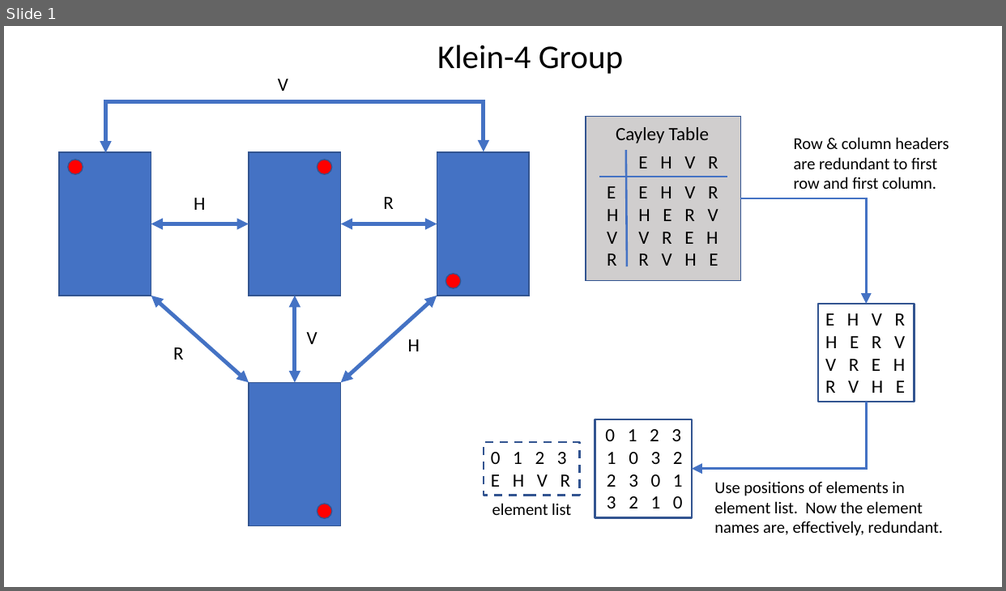
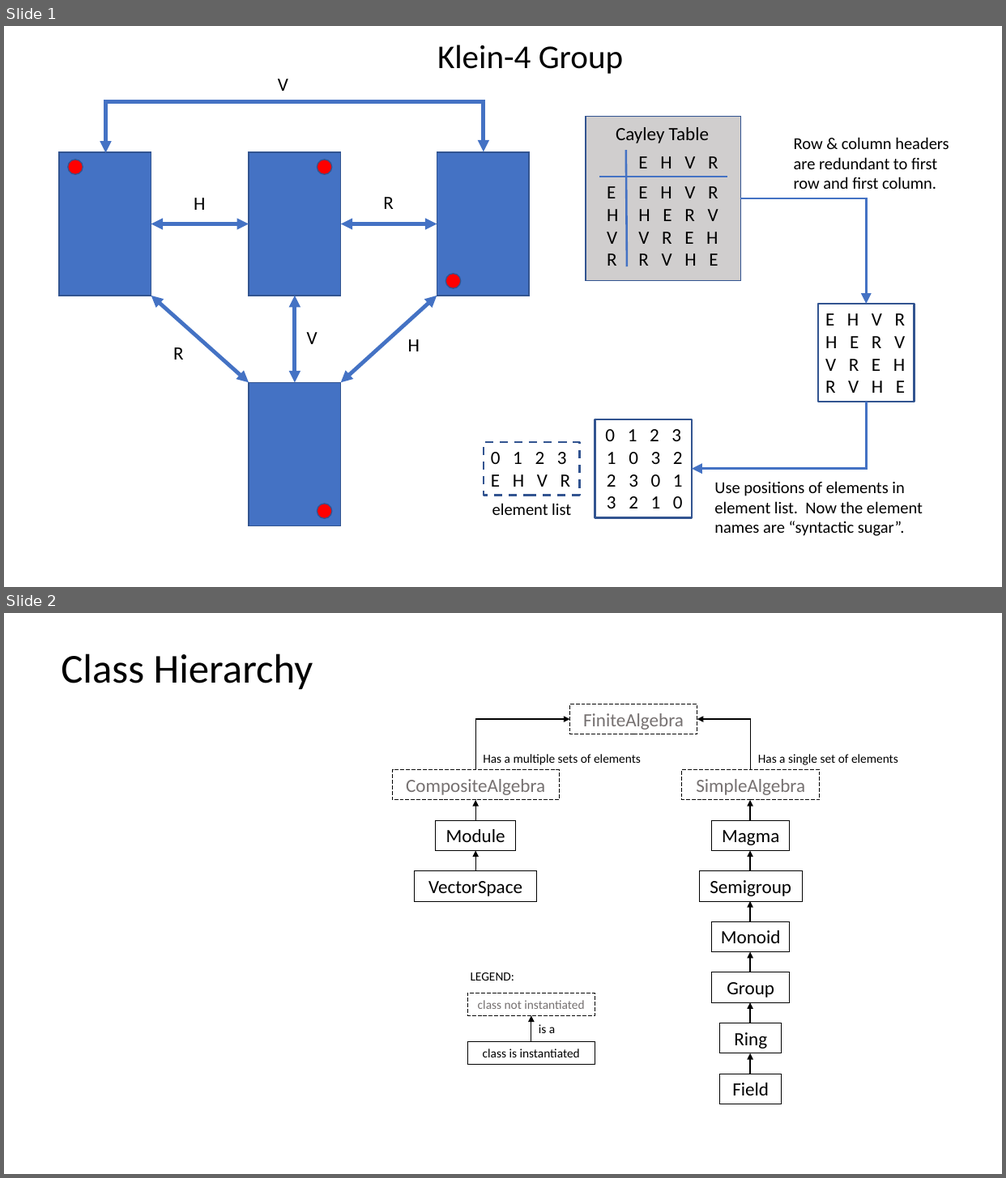
Before and after one commit to alreich/abstract_algebra, a slide deck: misc/group_representation.pptx. Shown one above the other, each under a label of ours: slide 1 before the commit, slides 1 and 2 after it. The pictures are 1006x591 and 1006x1178 pixels, drawn with LibreOffice and Linux fonts; fonts in the diff are those of the drawing. Boxes give left, top, right and bottom in pixels: in the first picture for what was removed or moved away, otherwise in the second. Text is boxed around its words. In the diff, an @@ line names an element or a change of style, - is before the commit and + after.

Commit message:
Ran NBs to check hierarchy change

```diff
--- a/misc/group_representation.pptx
+++ b/misc/group_representation.pptx
@@ slide 2 added at bbox=[4, 613, 1002, 1174], background #FFFFFF @@
@@ title added at bbox=[61, 653, 313, 690], 39.6 pt, text #000000 @@
+Class Hierarchy
@@ group added at bbox=[393, 705, 898, 1104]: 13 rectangles, 9 arrows, 4 texts, 2 elbow arrows @@
+FiniteAlgebra
+Magma
+Semigroup
+Monoid
+Group
+Ring
+Field
+SimpleAlgebra
+Has a single set of elements
+VectorSpace
+Module
+CompositeAlgebra
+Has a multiple sets of elements
+class not instantiated
+class is instantiated
+is a
+LEGEND:
@@ slide 1 changed as well @@
@@ text at bbox=[714, 481, 923, 536]: text changed @@
-Use positions of elements in element list. Now the element names are, effectively, redundant.
+Use positions of elements in element list. Now the element names are “syntactic sugar”.
```
Also in this commit, not shown: 6 other files.
